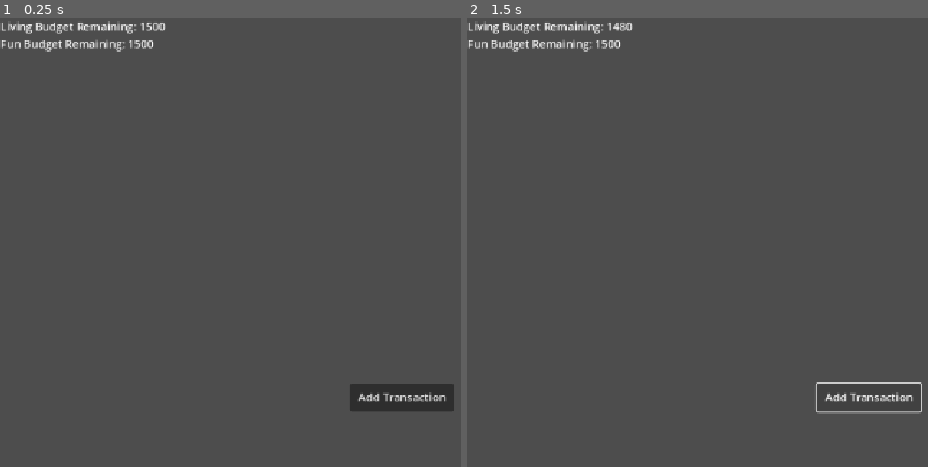
Above: before the commit, frames 1-2 (left to right).
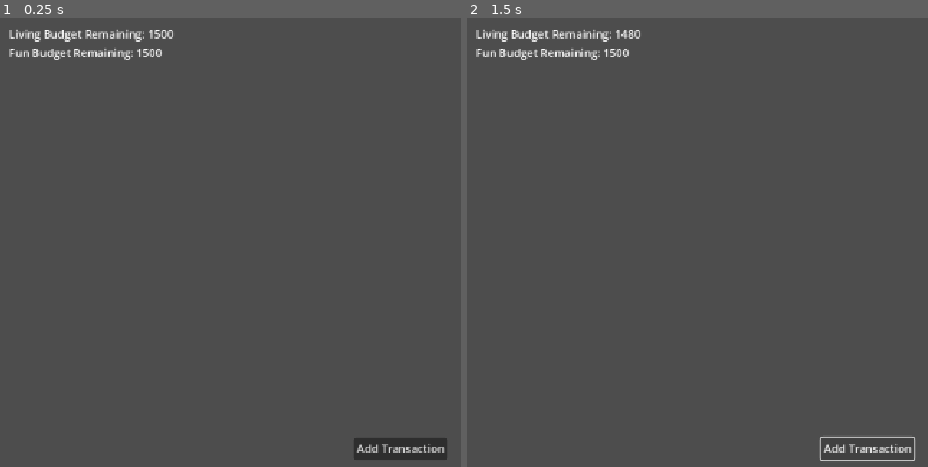
Above: after the commit, the same moments.

Repository: raymocao/booget-game
Game: Godot game, scene res://main.tscn
Same seed, same stepped clock (60 frames per second), same inputs: the game is played once before the commit and once after it.
Inputs:
- Up to frame 1 (0.25 s): no input
- Up to frame 2 (1.5 s): click "Add Transaction" at 0.5 s; click "Add Transaction" at 1.25 s

The runs differ from the first frame. In frame 1, 3.8% of the frame differs, in the area x 0-99%, y 0-99%; in frame 2, 2.5%.

Commit message:
add some containers

Diff:
--- a/booget/hud.gd
+++ b/booget/hud.gd
@@ -2,19 +2,16 @@
 
 signal add_transaction(transaction);
 
-func show_lb():
-	$LB.text = 0;
-	$LB.show();
-
-func show_fb():
-	$FB.text = 0;
-	$FB.show();
+func _ready():
+	$MarginContainer/VBoxContainer/LB.show();
+	$MarginContainer/VBoxContainer/FB.show();
+	$MarginContainer/"Add Transaction".show();
 
 func update_lb(num):
-	$LB.text = "Living Budget Remaining: " + str(num);
+	$MarginContainer/VBoxContainer/LB.text = "Living Budget Remaining: " + str(num);
 
 func update_fb(num):
-	$FB.text = "Fun Budget Remaining: " + str(num);
+	$MarginContainer/VBoxContainer/FB.text = "Fun Budget Remaining: " + str(num);
 
 func _on_add_transaction_pressed():
 	var transaction = Transaction.new();
--- a/booget/hud.tscn
+++ b/booget/hud.tscn
@@ -5,34 +5,33 @@
 [node name="HUD" type="CanvasLayer"]
 script = ExtResource("1_64ctp")
 
-[node name="LB" type="Label" parent="."]
-offset_right = 200.0
-offset_bottom = 23.0
+[node name="MarginContainer" type="MarginContainer" parent="."]
+anchors_preset = 15
+anchor_right = 1.0
+anchor_bottom = 1.0
+grow_horizontal = 2
+grow_vertical = 2
+theme_override_constants/margin_left = 12
+theme_override_constants/margin_top = 12
+theme_override_constants/margin_right = 12
+theme_override_constants/margin_bottom = 12
+
+[node name="VBoxContainer" type="VBoxContainer" parent="MarginContainer"]
+layout_mode = 2
+
+[node name="LB" type="Label" parent="MarginContainer/VBoxContainer"]
+layout_mode = 2
 text = "Living Budget Remaining: "
 
-[node name="FB" type="Label" parent="."]
-anchors_preset = -1
-anchor_top = 0.039
-anchor_bottom = 0.039
-offset_top = -0.272001
-offset_right = 183.0
-offset_bottom = 22.728
-grow_vertical = 2
+[node name="FB" type="Label" parent="MarginContainer/VBoxContainer"]
+layout_mode = 2
 text = "Fun Budget Remaining: "
 
-[node name="Add Transaction" type="Button" parent="."]
-anchors_preset = -1
-anchor_left = 0.5
-anchor_top = 0.873
-anchor_right = 0.5
-anchor_bottom = 0.873
-offset_left = -73.0
-offset_top = -39.704
-offset_right = 77.0
-offset_bottom = 0.295959
-grow_horizontal = 2
-grow_vertical = 0
+[node name="Add Transaction" type="Button" parent="MarginContainer"]
+layout_mode = 2
+size_flags_horizontal = 4
+size_flags_vertical = 8
 text = "Add Transaction
 "
 
-[connection signal="pressed" from="Add Transaction" to="." method="_on_add_transaction_pressed"]
+[connection signal="pressed" from="MarginContainer/Add Transaction" to="." method="_on_add_transaction_pressed"]
--- a/booget/player.gd
+++ b/booget/player.gd
@@ -5,6 +5,7 @@
 
 var living_budget_remaining = living_budget;
 var fun_budget_remaining = fun_budget;
+var fun_pool = 0;
 
 func add_transaction(amount, category):
 	if (category == Main.BudgetCategory.LIVING):
